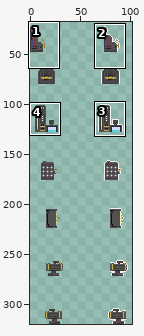
Sprite sheet -- art/spritesheet_vechicles/spritesheet_machines.png. Above: a wide view before the commit, with the close-up outlined.
Close-up. Before:
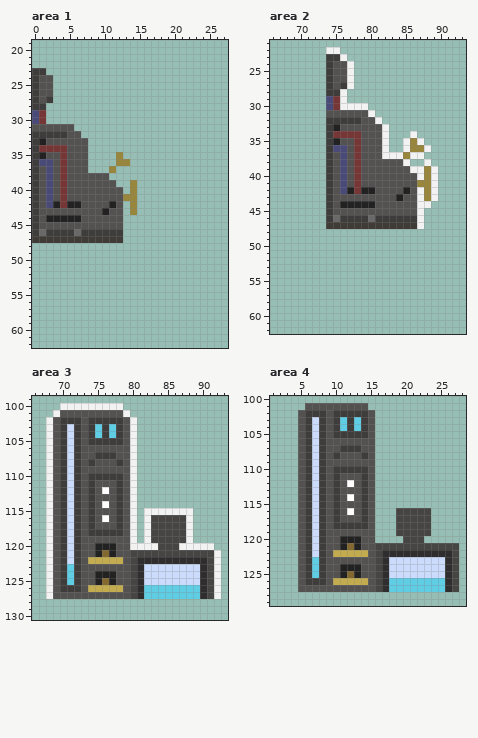
The file is 128x320 pixels. Shown: area 1: x 0..27, y 19..62; area 2: x 66..93, y 21..62; area 3: x 66..93, y 99..130; area 4: x 1..28, y 100..129. The wide view leaves out empty margins. The commit also changed other parts of the picture, which this record leaves out.
New version:
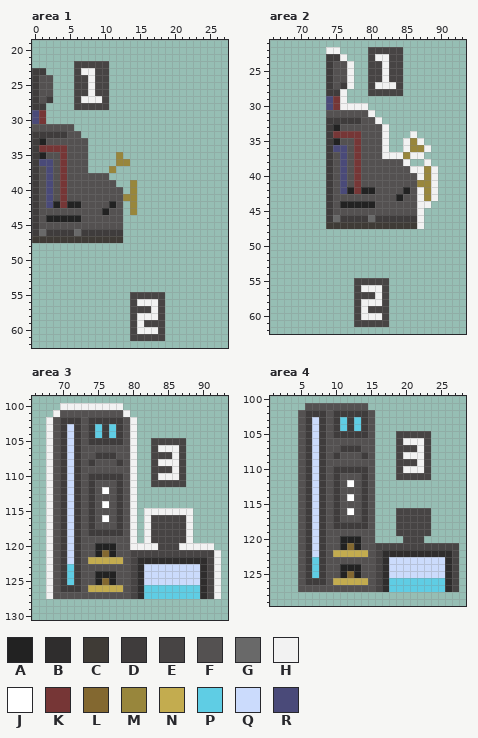
Palette (. is transparent): A #222222  B #2f2d2d  C #3f3b36  D #3f3c3c  E #474444  F #545151  G #696969  H #f2f2f2  J #ffffff  K #763636  L #836830  M #98863c  N #c3ac4f  P #5fcde4  Q #cbdbfc  R #4a4a79
The edit:
--- area 1
@@ x 4..12 @@
 21 .........
-22 .........
-23 .........
-24 .........
-25 .........
-26 .........
-27 .........
-28 .........
+22 ..EEEEE..
+23 ..EHHEE..
+24 ..EEHEE..
+25 ..EEHEE..
+26 ..EEHEE..
+27 ..EHHHE..
+28 ..EEEEE..
 29 .........
@@ x 12..20 @@
 54 .........
-55 .........
-56 .........
-57 .........
-58 .........
-59 .........
-60 .........
-61 .........
+55 ..EEEEE..
+56 ..EHHHE..
+57 ..EEEHE..
+58 ..EHHHE..
+59 ..EHEEE..
+60 ..EHHHE..
+61 ..EEEEE..
 62 .........
--- area 2
@@ x 78..86 @@
 21 .........
-22 .........
-23 .........
-24 .........
-25 .........
-26 .........
-27 .........
-28 .........
+22 ..EEEEE..
+23 ..EHHEE..
+24 ..EEHEE..
+25 ..EEHEE..
+26 ..EEHEE..
+27 ..EHHHE..
+28 ..EEEEE..
 29 .........
@@ x 76..84 @@
 54 .........
-55 .........
-56 .........
-57 .........
-58 .........
-59 .........
-60 .........
-61 .........
+55 ..EEEEE..
+56 ..EHHHE..
+57 ..EEEHE..
+58 ..EHHHE..
+59 ..EHEEE..
+60 ..EHHHE..
+61 ..EEEEE..
 62 .........
--- area 3
@@ x 81..89 @@
 104 .........
-105 .........
-106 .........
-107 .........
-108 .........
-109 .........
-110 .........
-111 .........
+105 ..EEEEE..
+106 ..EHHHE..
+107 ..EEEHE..
+108 ..EHHHE..
+109 ..EEEHE..
+110 ..EHHHE..
+111 ..EEEEE..
 112 .........
--- area 4
@@ x 17..25 @@
 104 .........
-105 .........
-106 .........
-107 .........
-108 .........
-109 .........
-110 .........
-111 .........
+105 ..EEEEE..
+106 ..EHHHE..
+107 ..EEEHE..
+108 ..EHHHE..
+109 ..EEEHE..
+110 ..EHHHE..
+111 ..EEEEE..
 112 .........
